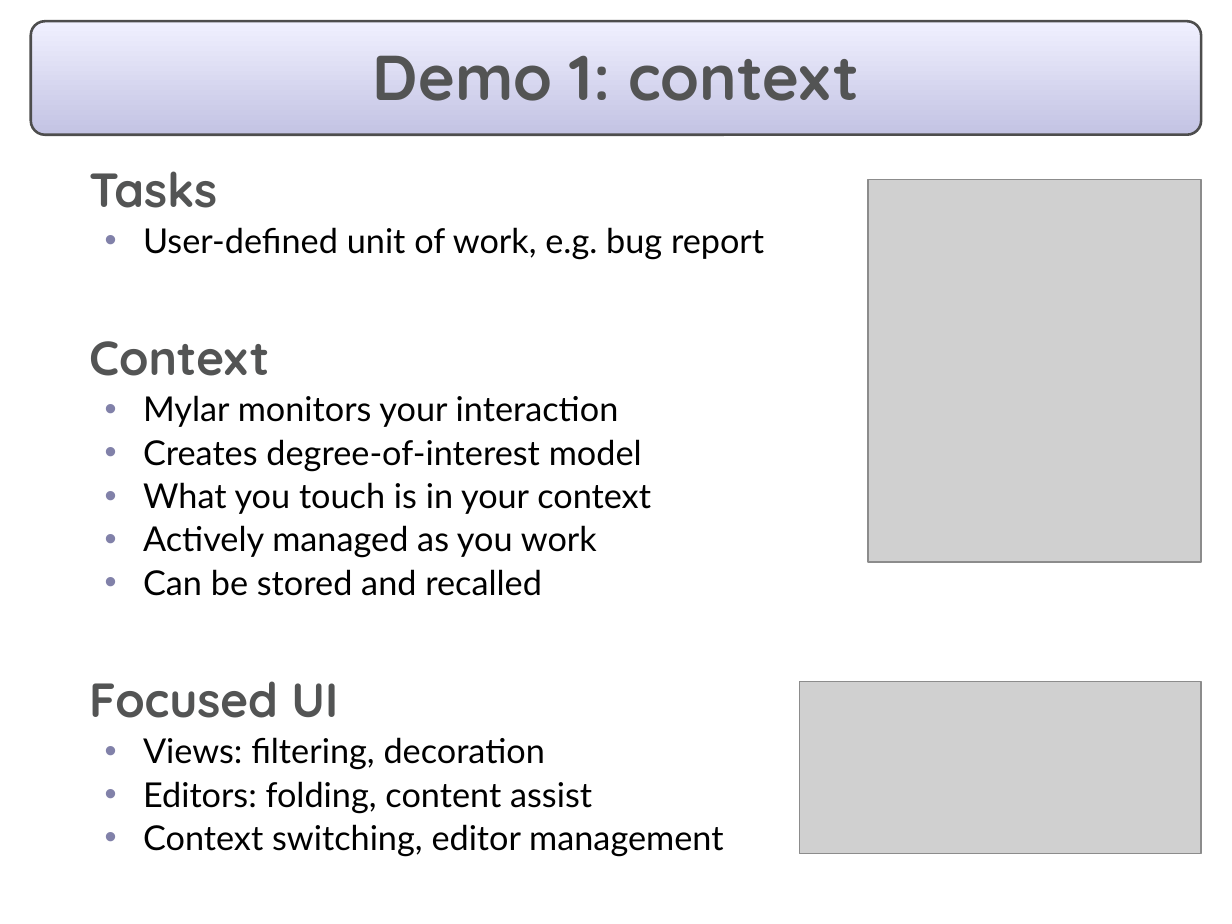
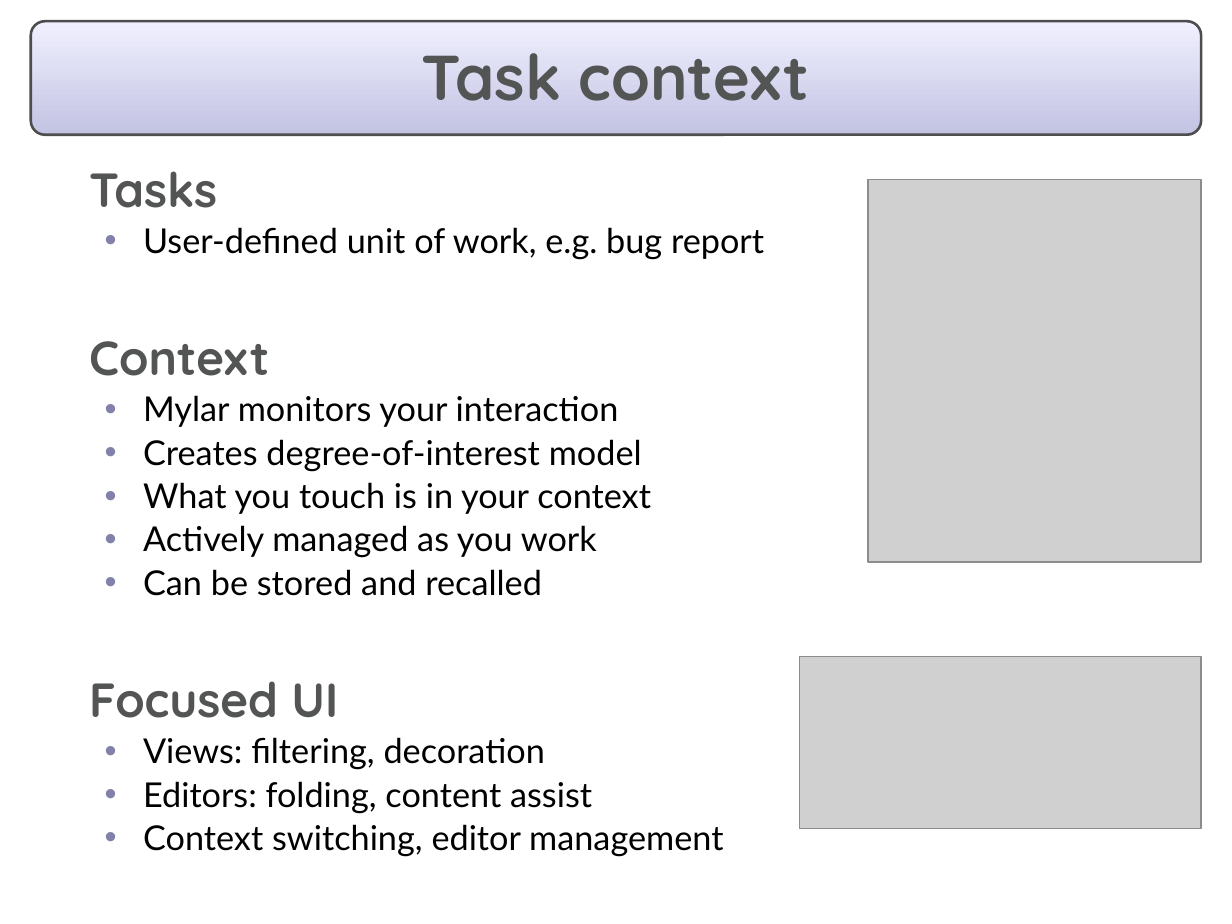
Before and after one commit to eclipse-mylyn/mylyn-website, a slide deck: slide 6 of publications/2006-03-mylar-eclipsecon-2.ppt. Drawn at 1232x924 pixels with LibreOffice and Linux fonts; fonts in the diff are those of the drawing; grey boxes stand for pictures. Boxes give left, top, right and bottom in pixels: in the first picture for what was removed or moved away, otherwise in the second. Text is boxed around its words. In the diff, an @@ line names an element or a change of style, - is before the commit and + after.

```diff
--- a/publications/2006-03-mylar-eclipsecon-2.ppt
+++ b/publications/2006-03-mylar-eclipsecon-2.ppt
@@ title at (422, 53, 810, 101): text changed @@
-Demo 1: context
+Task context
@@ picture: place and size @@
-picture at (800, 681, 1201, 854)
+picture at (800, 657, 1201, 829)
```
Also in this commit, not shown: 12 other slides changed, 3 slides added, 5 slides removed.
